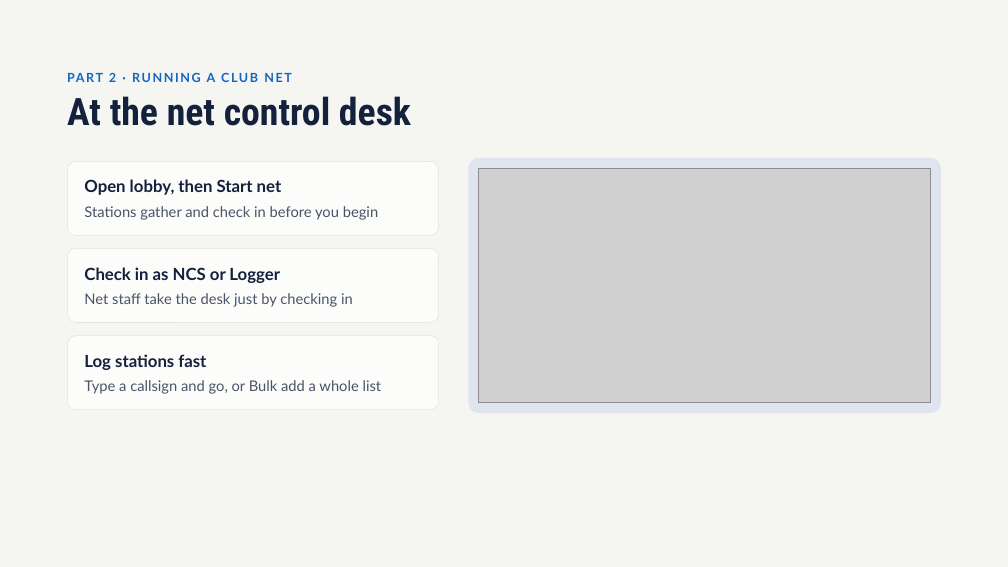
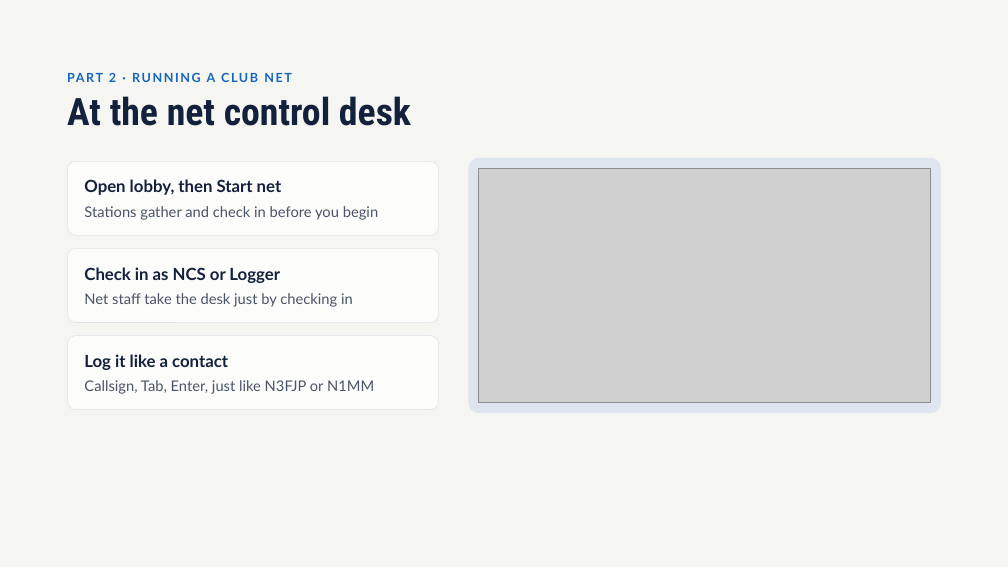
Before and after one commit to bradbrownjr/ectlogger, a slide deck: slide 14 of docs/training/decks/wssm-2026-11-12/ECTLogger_WSSM_Presentation.pptx. Drawn at 1008x567 pixels with LibreOffice and Linux fonts; fonts in the diff are those of the drawing; grey boxes stand for pictures. Boxes give left, top, right and bottom in pixels: in the first picture for what was removed or moved away, otherwise in the second. Text is boxed around its words. In the diff, an @@ line names an element or a change of style, - is before the commit and + after.

```diff
--- a/docs/training/decks/wssm-2026-11-12/ECTLogger_WSSM_Presentation.pptx
+++ b/docs/training/decks/wssm-2026-11-12/ECTLogger_WSSM_Presentation.pptx
@@ text at [84,354,228,370]: text changed @@
-Log stations fast
+Log it like a contact
@@ text at [84,380,374,394]: text changed @@
-Type a callsign and go, or Bulk add a whole list
+Callsign, Tab, Enter, just like N3FJP or N1MM
```
Also in this commit, not shown: 6 other slides changed, 4 slides added, 18 other files.
